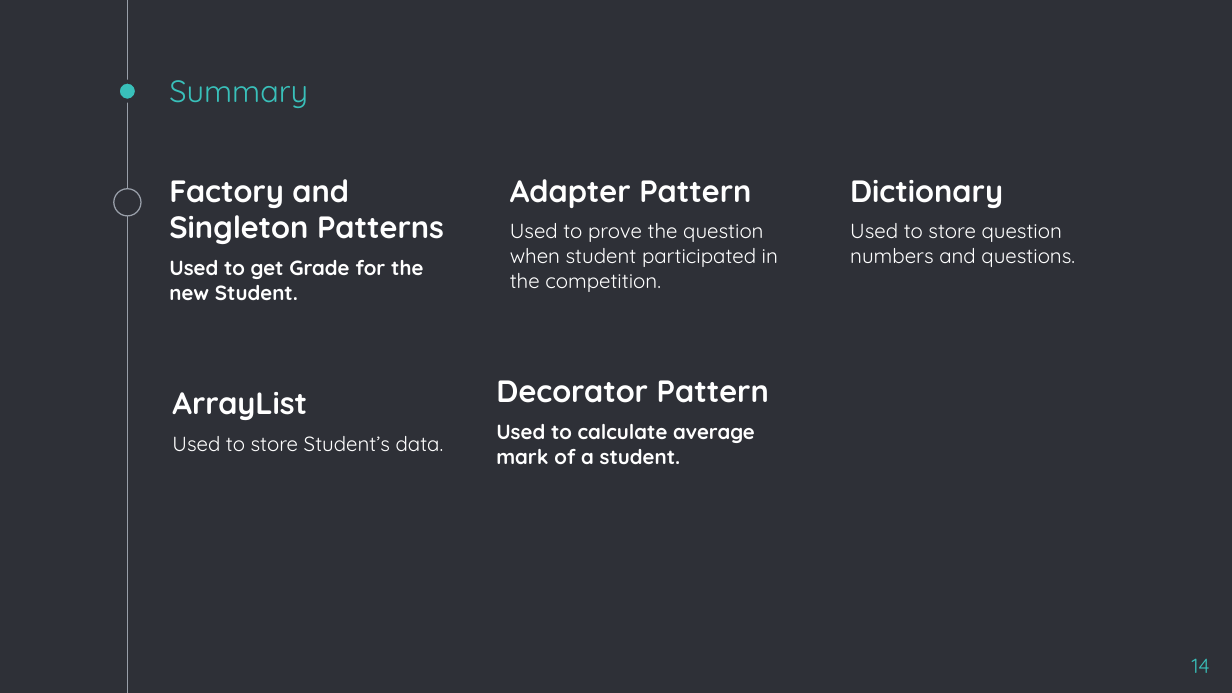
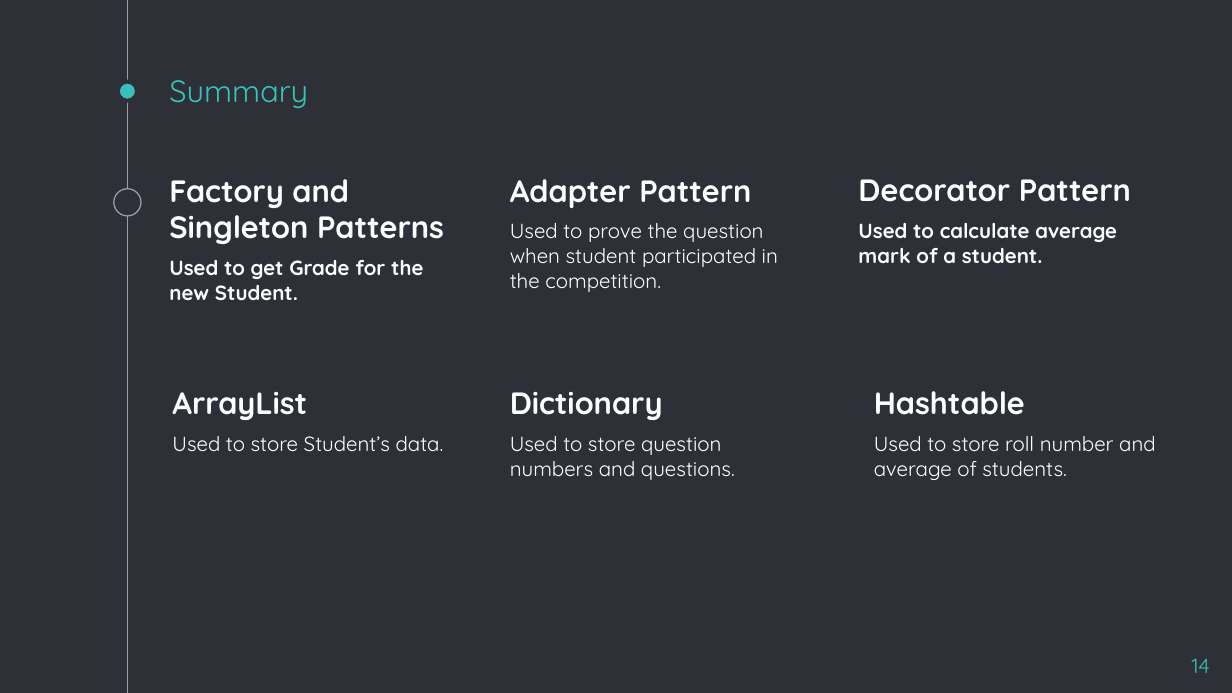
Before and after one commit to light-34/DynamicCodeDevelopers, a slide deck: slide 14 of ProjectDataStrc.pptx. Drawn at 1232x693 pixels with LibreOffice and Linux fonts; fonts in the diff are those of the drawing. Boxes give left, top, right and bottom in pixels: in the first picture for what was removed or moved away, otherwise in the second. Text is boxed around its words. In the diff, an @@ line names an element or a change of style, - is before the commit and + after.

Commit message:
Cezmi added Hashtable to the App

```diff
--- a/ProjectDataStrc.pptx
+++ b/ProjectDataStrc.pptx
@@ text "Decorator Pattern": place and size @@
-text "Decorator Pattern" at (496,380,769,464)
+text "Decorator Pattern" at (858,179,1131,263)
@@ text "Dictionary": place and size @@
-text "Dictionary" at (850,180,1075,267)
+text "Dictionary" at (510,392,735,480)
@@ text added at (874,391,1156,480), 12 pt, text #FFFFFF @@
+Hashtable
+Used to store roll number and average of students.
```
Also in this commit, not shown: 3 slides added, 3 slides removed, 6 other files.
